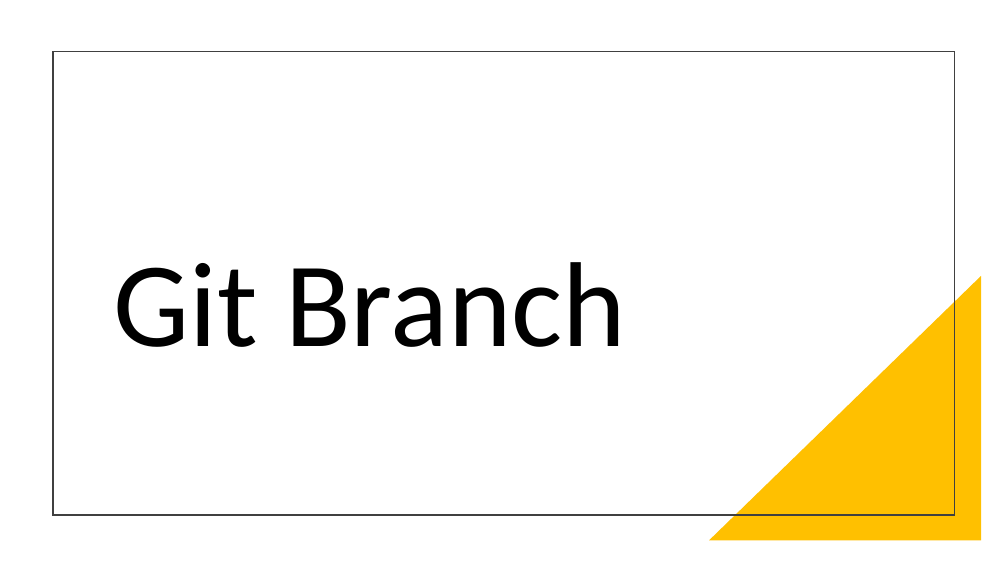
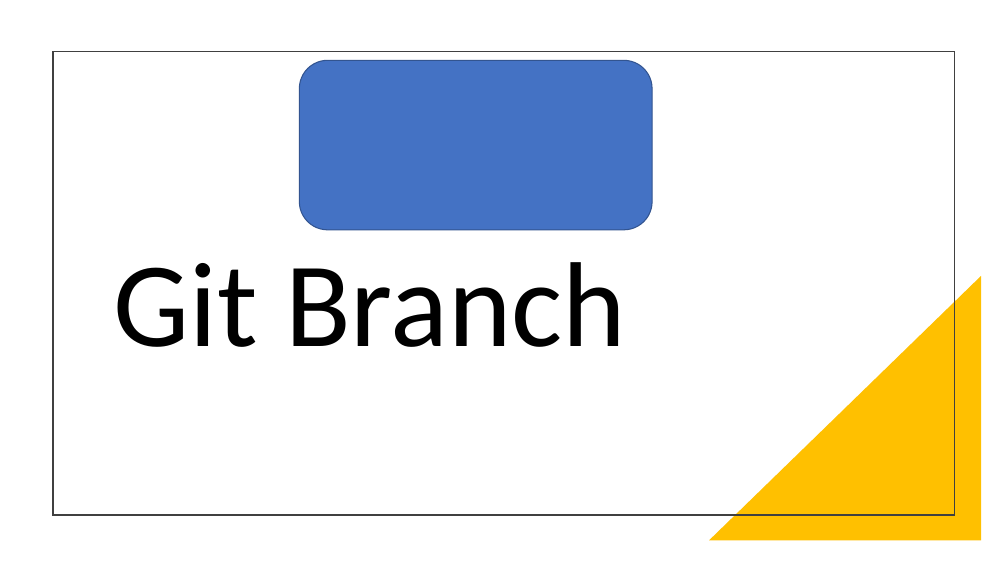
Before and after one commit to dhchoi-lazy/sesac-practice, a slide deck: slide 1 of branch.pptx. Drawn at 1008x567 pixels with LibreOffice and Linux fonts; fonts in the diff are those of the drawing. Boxes give left, top, right and bottom in pixels: in the first picture for what was removed or moved away, otherwise in the second. Text is boxed around its words. In the diff, an @@ line names an element or a change of style, - is before the commit and + after.

```diff
--- a/branch.pptx
+++ b/branch.pptx
@@ rounded rectangle added at (299, 60, 653, 230), fill #4472C4, outline #325491 1 pt @@
```
Also in this commit, not shown: 1 other file.
